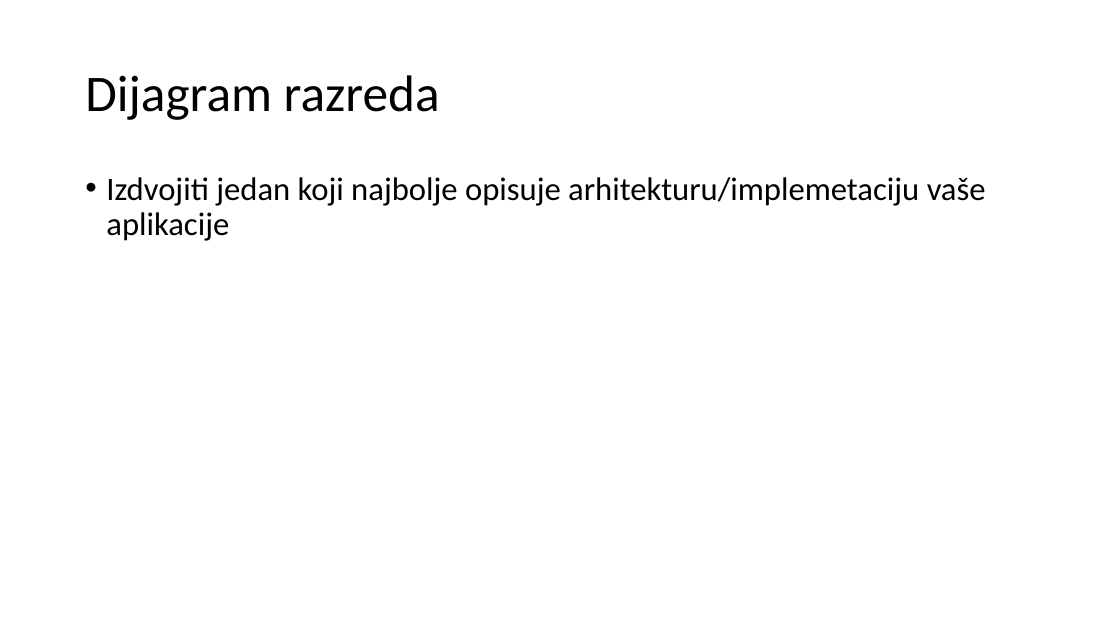
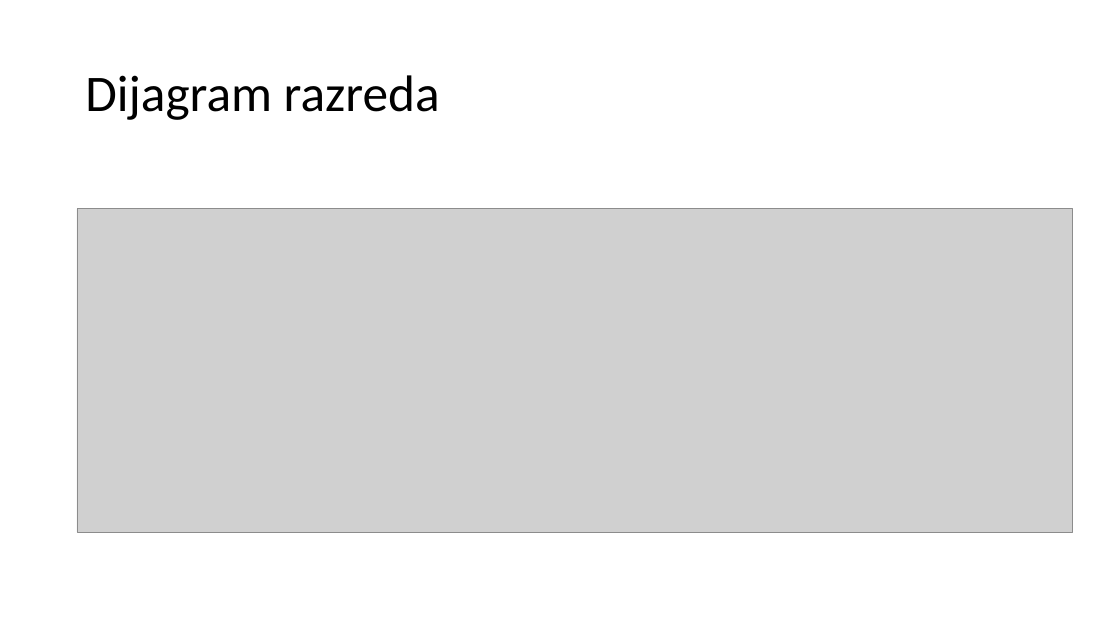
Before and after one commit to PlatnjakNikola/Web-aplikacija-za-recepte, a slide deck: slide 7 of DOKUMENTACIJA UML/OORP-8_PredložakPrezentacije.pptx. Drawn at 1120x630 pixels with LibreOffice and Linux fonts; fonts in the diff are those of the drawing; grey boxes stand for pictures. Boxes give left, top, right and bottom in pixels: in the first picture for what was removed or moved away, otherwise in the second. Text is boxed around its words. In the diff, an @@ line names an element or a change of style, - is before the commit and + after.

Commit message:
Dodan dijagram razreda
Treba još samo dijagram razmještaja napravit

```diff
--- a/DOKUMENTACIJA UML/OORP-8_PredložakPrezentacije.pptx
+++ b/DOKUMENTACIJA UML/OORP-8_PredložakPrezentacije.pptx
@@ text removed at (106, 177, 986, 241) @@
-• Izdvojiti jedan koji najbolje opisuje arhitekturu/implemetaciju vaše aplikacije
@@ picture added at (77, 209, 1073, 533) @@
```
Also in this commit, not shown: 2 slides added.
